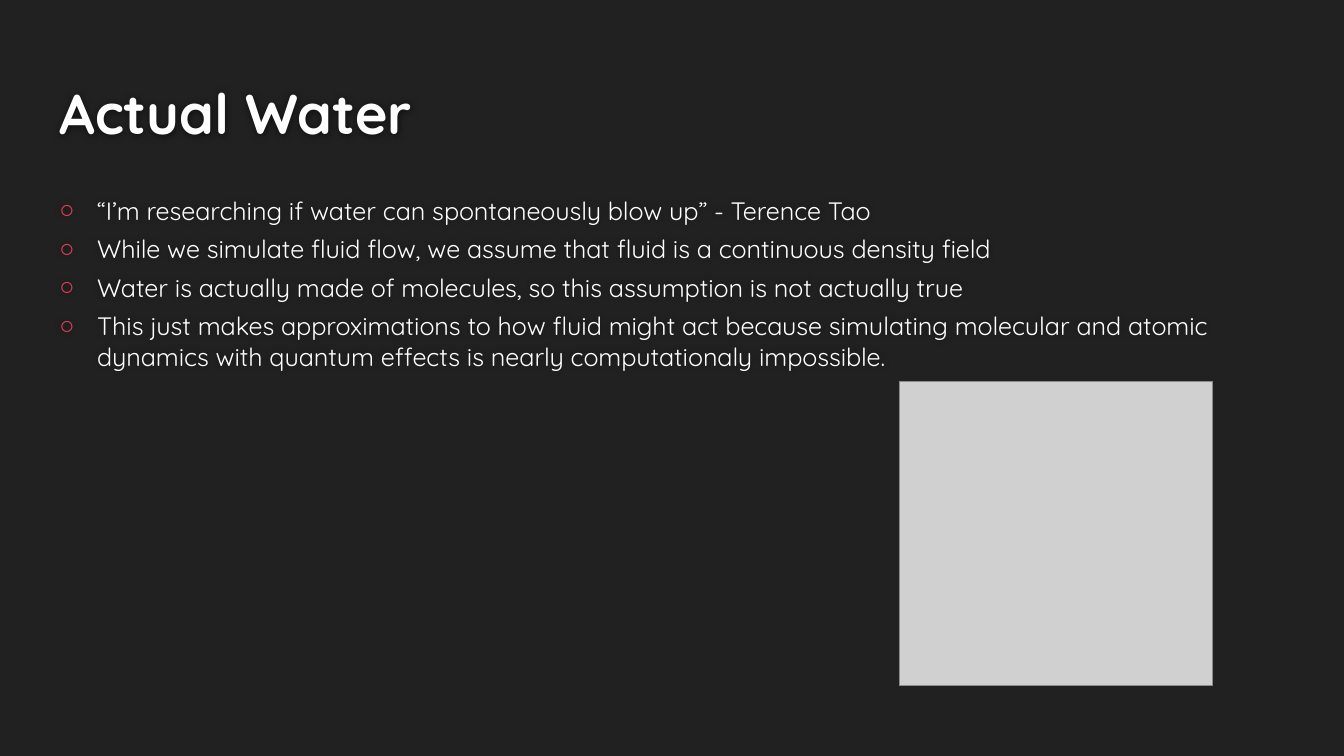
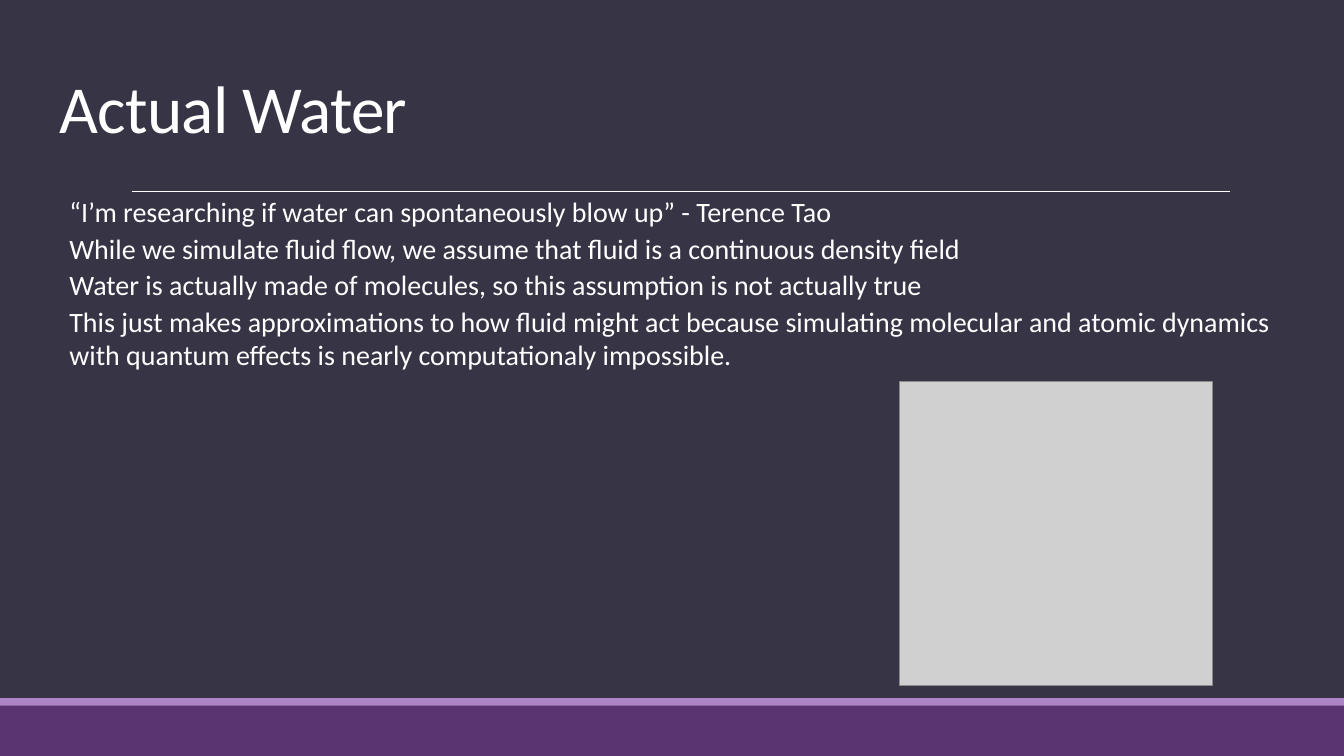
Before and after one commit to andrew-pa/fluidynm, a slide deck: slide 7 of Navier Stokes Presentation.pptx. Drawn at 1344x756 pixels with LibreOffice and Linux fonts; fonts in the diff are those of the drawing; grey boxes stand for pictures. Boxes give left, top, right and bottom in pixels: in the first picture for what was removed or moved away, otherwise in the second. Text is boxed around its words. In the diff, an @@ line names an element or a change of style, - is before the commit and + after.

```diff
--- a/Navier Stokes Presentation.pptx
+++ b/Navier Stokes Presentation.pptx
@@ background #212121 to #373545 @@
@@ title "Actual Water" at (x1=59, y1=86, x2=407, y2=134): size 30 to 36 pt, font Quicksand to Calibri, text colour #FEFEFE to #FFFFFF, letter spacing 0 to -0.4 pt, bold off; line spacing 1 to 0.85 @@
@@ text "“I’m researching if water can ..." at (x1=69, y1=202, x2=1269, y2=370): size 13.5 to 15 pt, font Quicksand to Calibri; bullet ○ to  ; less space between paragraphs; bullet colour #F03B5E to #AD84C6 @@
@@ line added from (132, 192) to (1230, 192), #FFFFFF 0.5 pt @@
@@ rectangle added at (x1=0, y1=706, x2=1344, y2=756), fill #5A3471 @@
@@ rectangle added at (x1=0, y1=699, x2=1344, y2=706), fill #AD84C6 @@
```
Also in this commit, not shown: 9 other slides changed.
